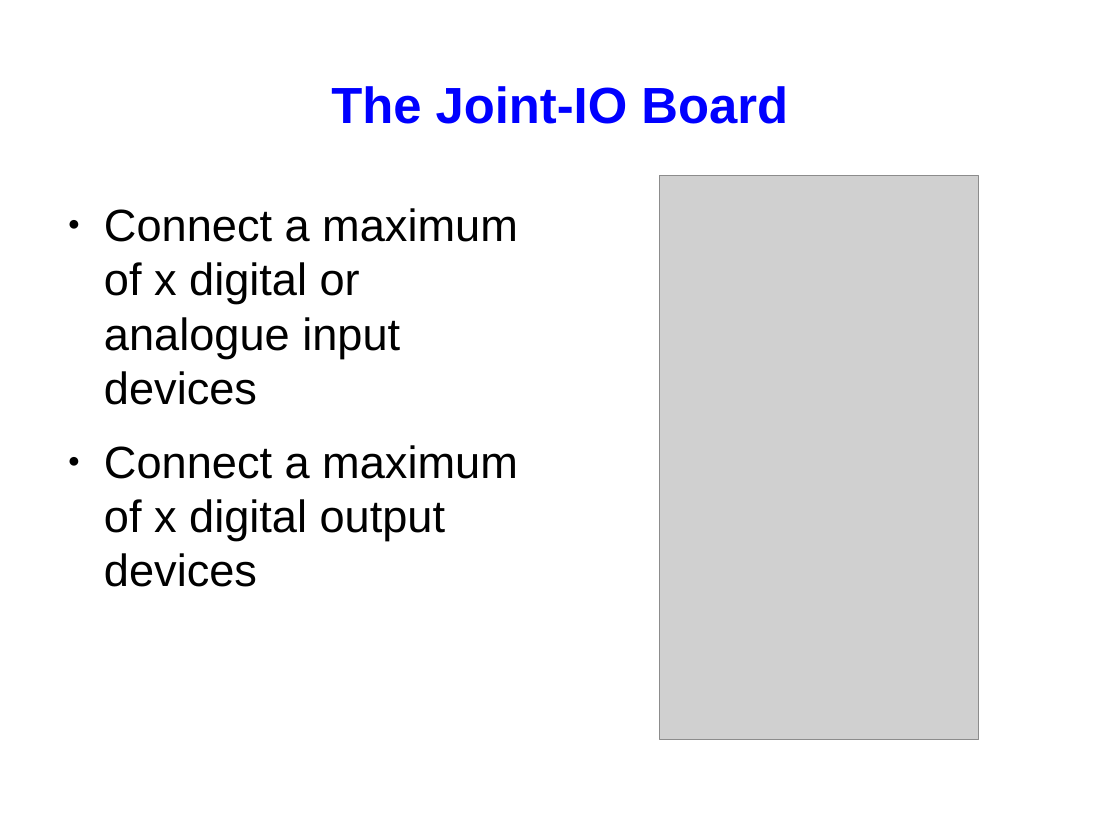
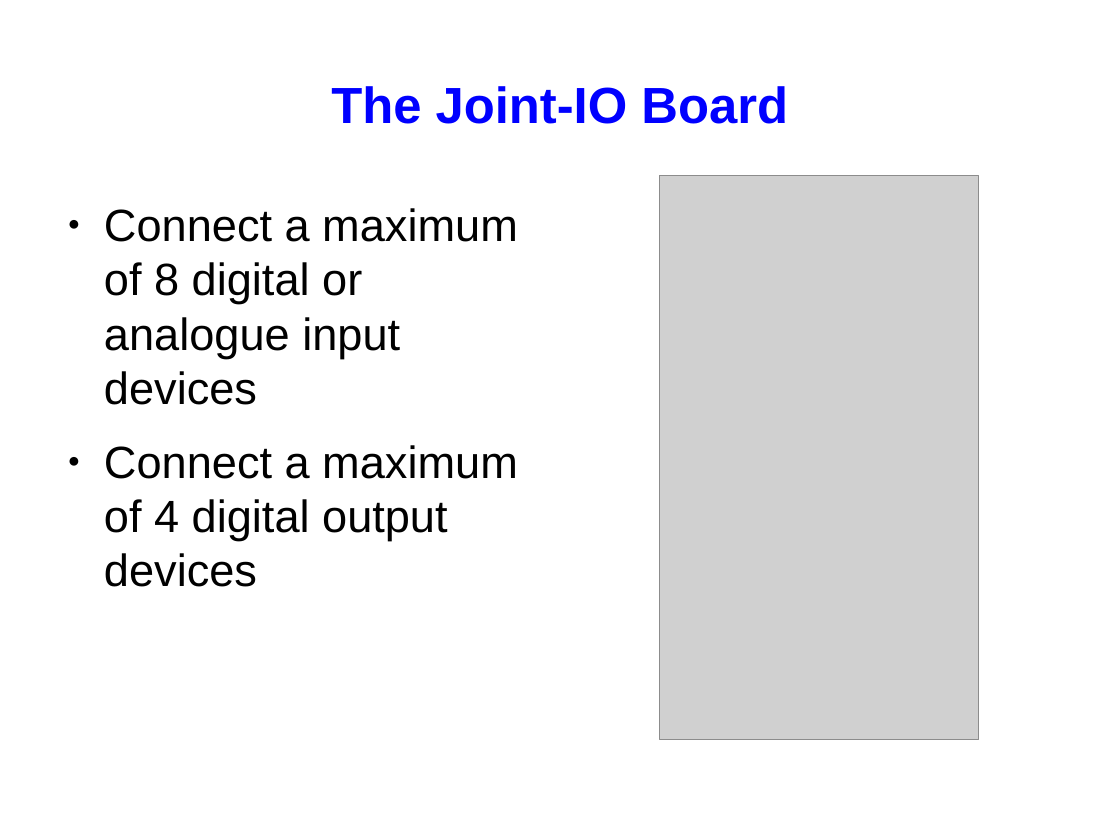
Before and after one commit to srobo/subversion-archive, a slide deck: slide 10 of KickStart/kickstart-08/presentations/kickstart-elec-presentation.odp. Drawn at 1120x840 pixels with LibreOffice and Linux fonts; fonts in the diff are those of the drawing; grey boxes stand for pictures. Boxes give left, top, right and bottom in pixels: in the first picture for what was removed or moved away, otherwise in the second. Text is boxed around its words. In the diff, an @@ line names an element or a change of style, - is before the commit and + after.

Commit message:
added analogue input slide

```diff
--- a/KickStart/kickstart-08/presentations/kickstart-elec-presentation.odp
+++ b/KickStart/kickstart-08/presentations/kickstart-elec-presentation.odp
@@ text at (104,208,518,587): text changed @@
-● Connect a maximum of x digital or analogue input devices
-● Connect a maximum of x digital output devices
+● Connect a maximum of 8 digital or analogue input devices
+● Connect a maximum of 4 digital output devices
```
Also in this commit, not shown: 1 slide added.
